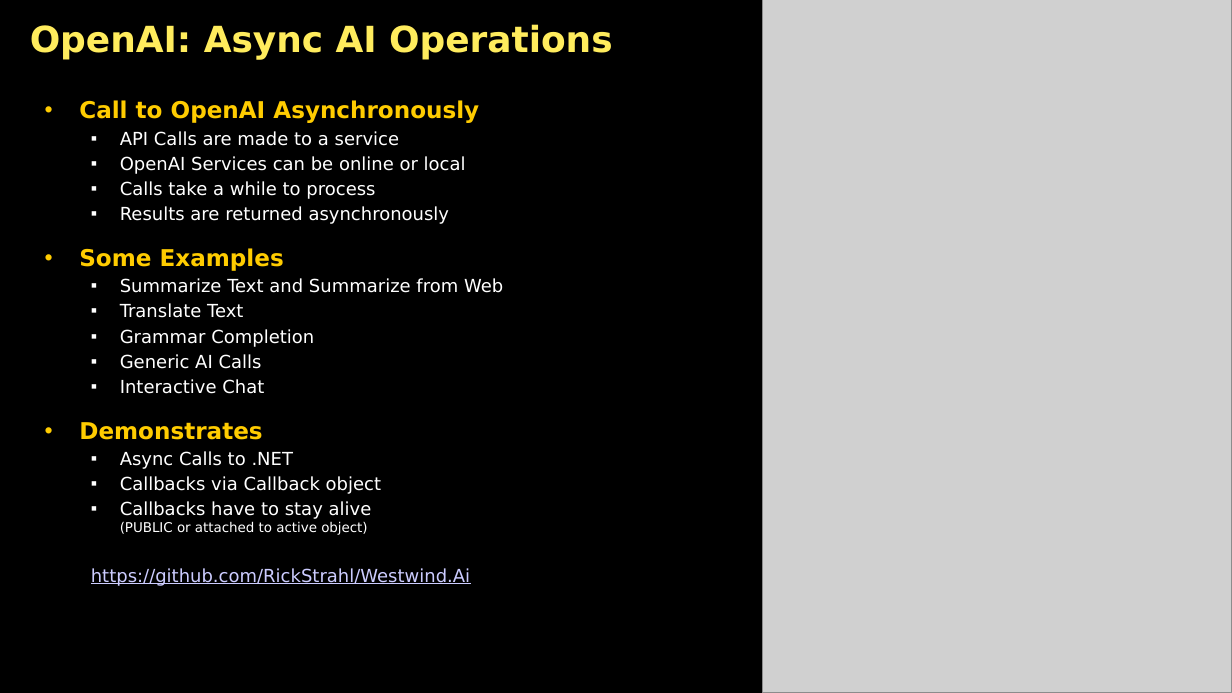
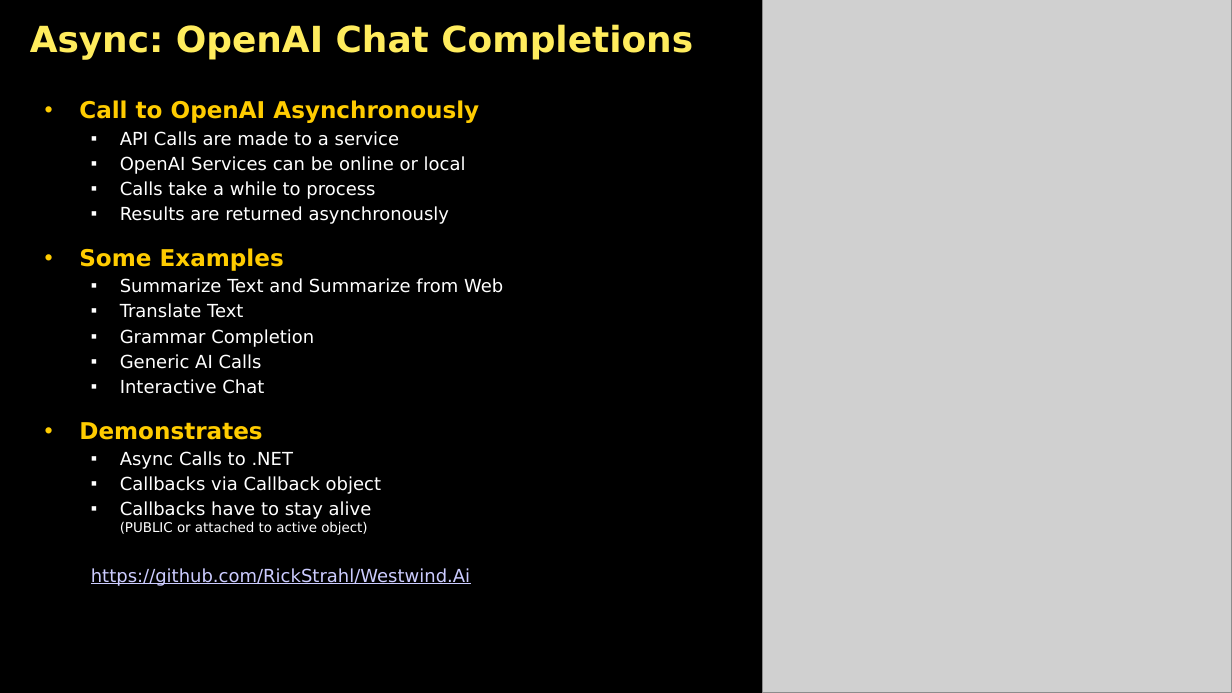
Before and after one commit to RickStrahl/swfox2024-wwdotnetbridge-revisited, a slide deck: slide 17 of Documents/Strahl-swFox2024-wwDotnetBridge-Revisited.pptx (slide 14 before the commit). Drawn at 1232x693 pixels with LibreOffice and Linux fonts; fonts in the diff are those of the drawing; grey boxes stand for pictures; background and template pictures are left out. Boxes give left, top, right and bottom in pixels: in the first picture for what was removed or moved away, otherwise in the second. Text is boxed around its words. In the diff, an @@ line names an element or a change of style, - is before the commit and + after.

```diff
--- a/Documents/Strahl-swFox2024-wwDotnetBridge-Revisited.pptx
+++ b/Documents/Strahl-swFox2024-wwDotnetBridge-Revisited.pptx
@@ title at [30,24,693,60]: text changed @@
-OpenAI: Async AI Operations
+Async: OpenAI Chat Completions
```
Also in this commit, not shown: 5 other slides changed, 2 slides added, 15 other files.
